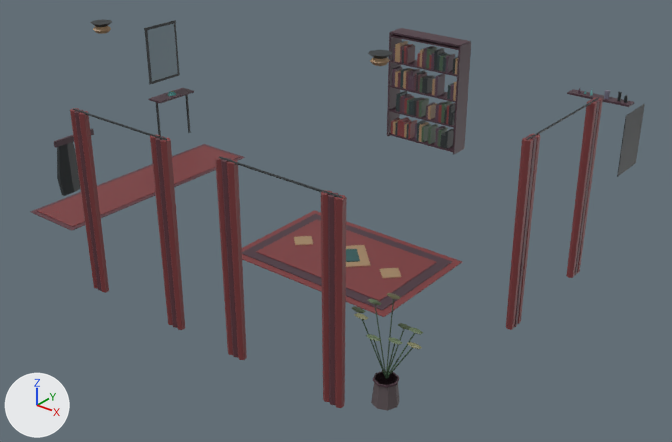
Before and after pictures for a commit that changed the glTF model models/decor_living.glb.
Both versions are drawn from a 50 mm camera at (10.99, -5.92, 6.43) aimed at (3.4, 3.56, 0.55). Lighting does not change. The marker at lower left points along +X, +Y and +Z. The first picture is the older version.

In view in the first picture: 'Decor' and 1 more.
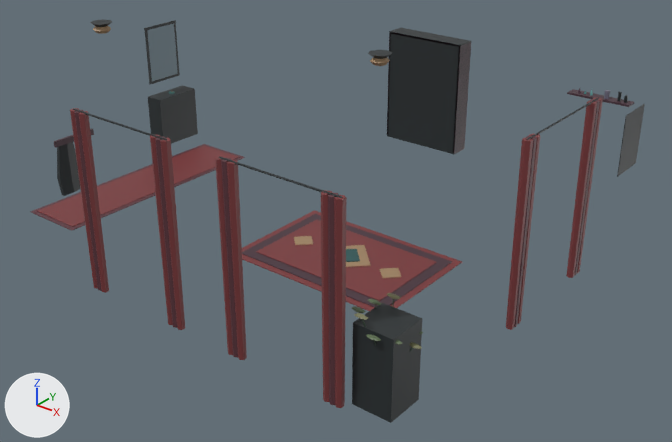
Pixel boxes (x1, y1, x2, y2) of what changed, in the pictures (672 x 442 px):
'Coliziune', added
    after: (148, 28, 471, 423)

Diff of the bpy script that builds the scene:
```diff
--- a/models/decor_living.glb.py
+++ b/models/decor_living.glb.py
@@ me_coliziune @@
+me_coliziune.from_pydata(...)  # a box spanning x 1.79..3.22, y 7.06..7.4, z 0.45..2.37; a box spanning x 6.15..6.65, y 0.4..0.9, z 0.45..1.45; a box spanning x -1.3..-0.98, y 4.19..5.01, z 0.45..1.3
+me_coliziune.materials.append(mat_defaultmaterial)
@@ ob_coliziune @@
+ob_coliziune = bpy.data.objects.new('Coliziune', me_coliziune)
+ob_coliziune.location = (0.0, 0.0, 0.0)
```
